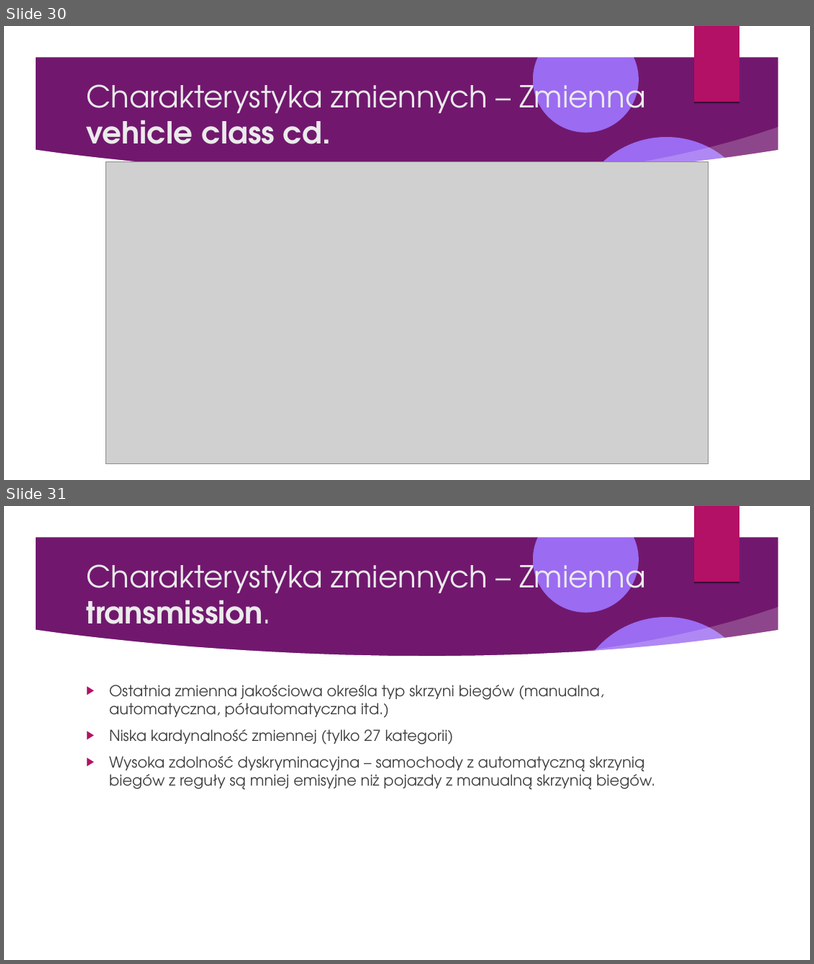
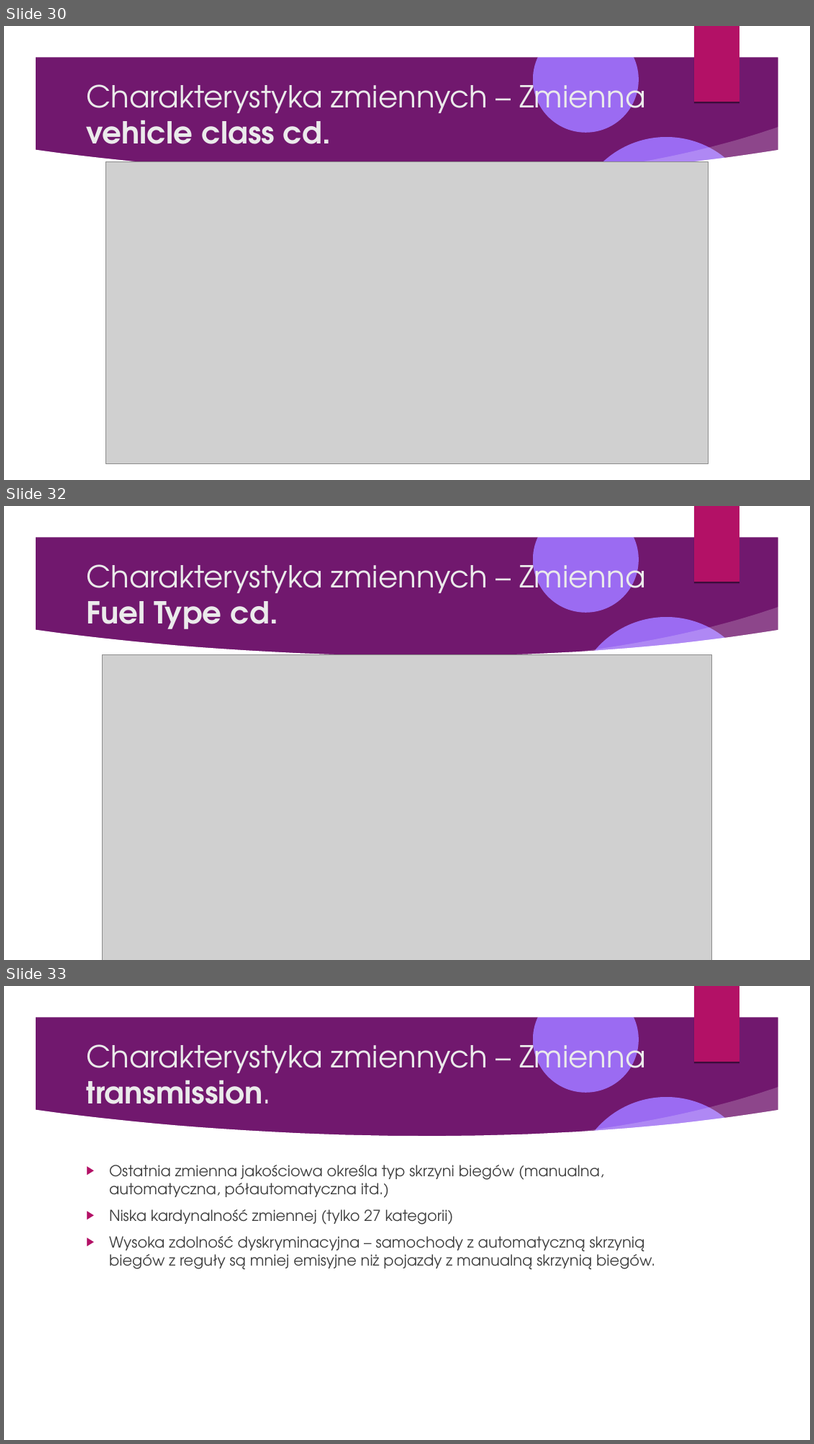
Before and after one commit to Pawel-Tomasz-Nowak/Scientific-collaboration, a slide deck: EmissionAnalysis/Prezentacja projektu.odp. Shown one above the other, each under a label of ours: slides 30 and 31 before the commit, slides 30, 32 and 33 after it; the slides between them are not shown. The pictures are 814x964 and 814x1444 pixels, drawn with LibreOffice and Linux fonts; fonts in the diff are those of the drawing; grey boxes stand for pictures; background and template pictures are left out. Boxes give left, top, right and bottom in pixels: in the first picture for what was removed or moved away, otherwise in the second. Text is boxed around its words. In the diff, an @@ line names an element or a change of style, - is before the commit and + after.

```diff
--- a/EmissionAnalysis/Prezentacja projektu.odp
+++ b/EmissionAnalysis/Prezentacja projektu.odp
@@ slide 32 added at bbox=[4, 506, 810, 960], background picture (left out); not listed: 9 template elements that a slide beside it also shows @@
@@ title added at bbox=[86, 556, 646, 636], 36 pt, text #EBEBEB @@
+Charakterystyka zmiennych – Zmienna Fuel Type cd.
@@ picture added at bbox=[102, 654, 712, 960] @@
@@ what was slide 31 is now slide 33 @@
```
Also in this commit, not shown: 7 other slides added, 5 slides removed, 3 other files.
